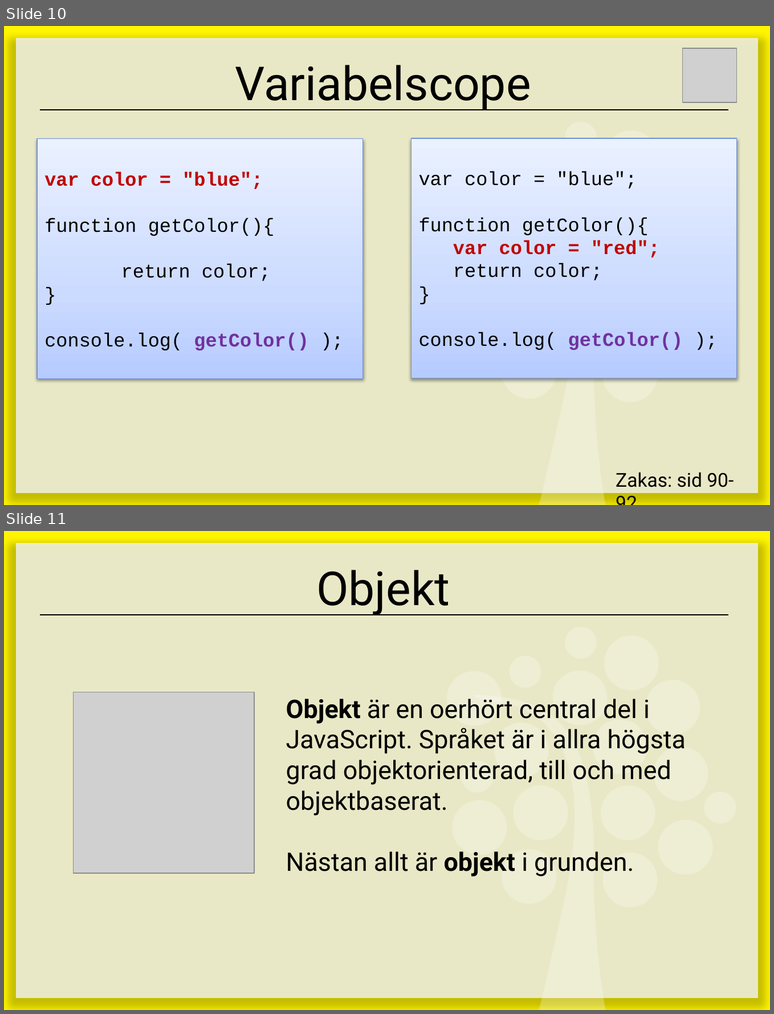
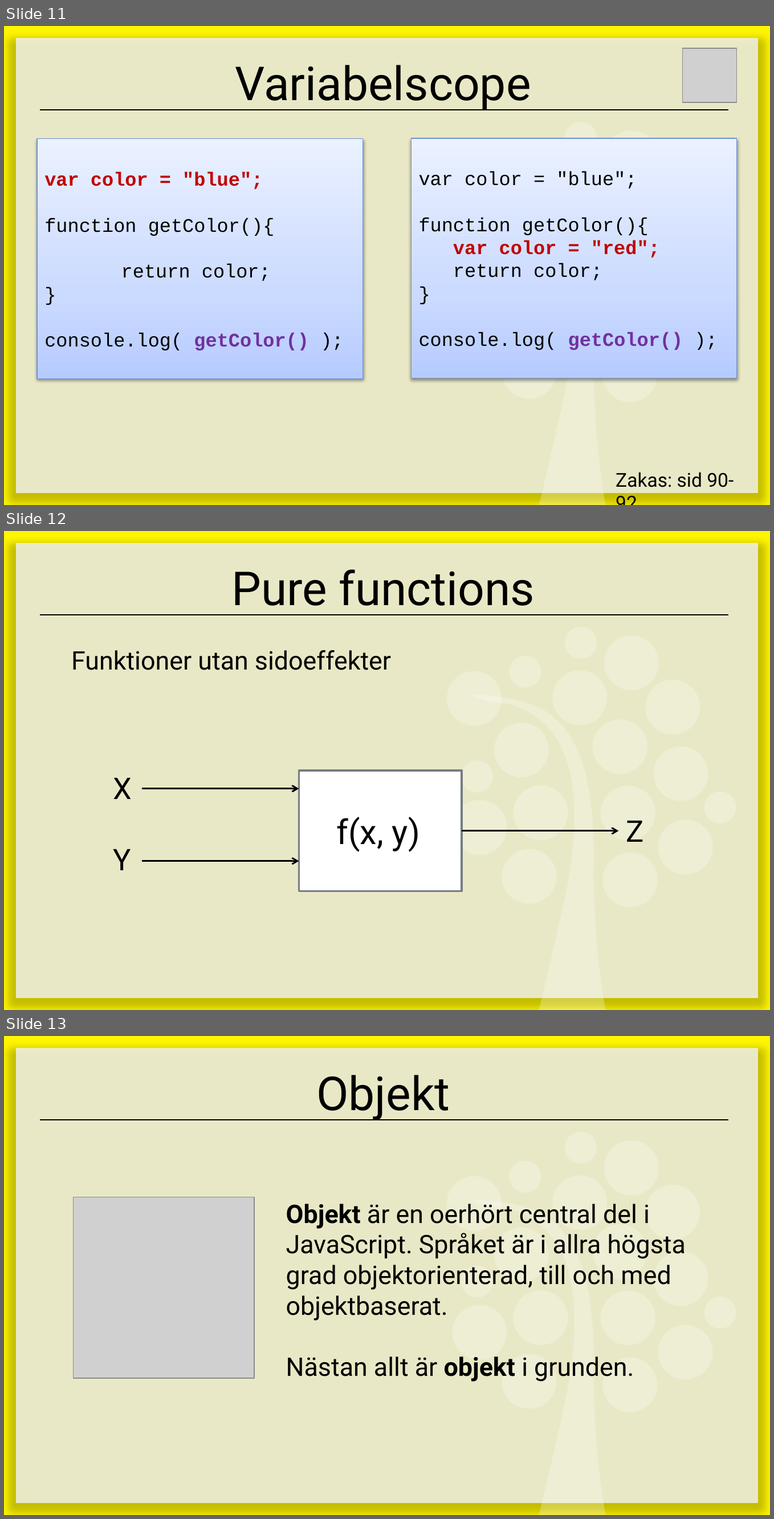
Before and after one commit to ed222an/Kursmaterial-JavaScript, a slide deck: lectures/E03-Funktioner/E03 - Funktioner.pptx. Shown one above the other, each under a label of ours: slides 10 and 11 before the commit, slides 11, 12 and 13 after it. The pictures are 774x1014 and 774x1519 pixels, drawn with LibreOffice and Linux fonts; fonts in the diff are those of the drawing; grey boxes stand for pictures. Boxes give left, top, right and bottom in pixels: in the first picture for what was removed or moved away, otherwise in the second. Text is boxed around its words. In the diff, an @@ line names an element or a change of style, - is before the commit and + after.

```diff
--- a/lectures/E03-Funktioner/E03 - Funktioner.pptx
+++ b/lectures/E03-Funktioner/E03 - Funktioner.pptx
@@ slide 12 added at box(4, 531, 770, 1010), background #FFFFFF; not listed: 21 template elements that a slide beside it also shows @@
@@ title added at box(232, 569, 535, 615), 44 pt, text #000000 @@
+Pure functions
@@ subtitle added at box(71, 650, 391, 670), 24 pt, text #000000 @@
+Funktioner utan sidoeffekter
@@ rectangle added at box(299, 770, 462, 890), fill #FFFFFF, outline #777C84 2 pt @@
@@ text added at box(113, 777, 132, 799), 28 pt, text #000000 @@
+X
@@ arrow added from (142, 789) to (299, 789), #000000 1.5 pt @@
@@ text added at box(336, 817, 420, 852), 32 pt, text #000000 @@
+f(x, y)
@@ text added at box(626, 820, 644, 842), 28 pt, text #000000 @@
+Z
@@ arrow added from (462, 831) to (618, 831), #000000 1.5 pt @@
@@ text added at box(113, 848, 131, 870), 28 pt, text #000000 @@
+Y
@@ arrow added from (142, 861) to (299, 861), #000000 1.5 pt @@
@@ what was slide 10 is now slide 11 @@
@@ what was slide 11 is now slide 13 @@
```
Also in this commit, not shown: 1 slide changed, 1 other slide added.
